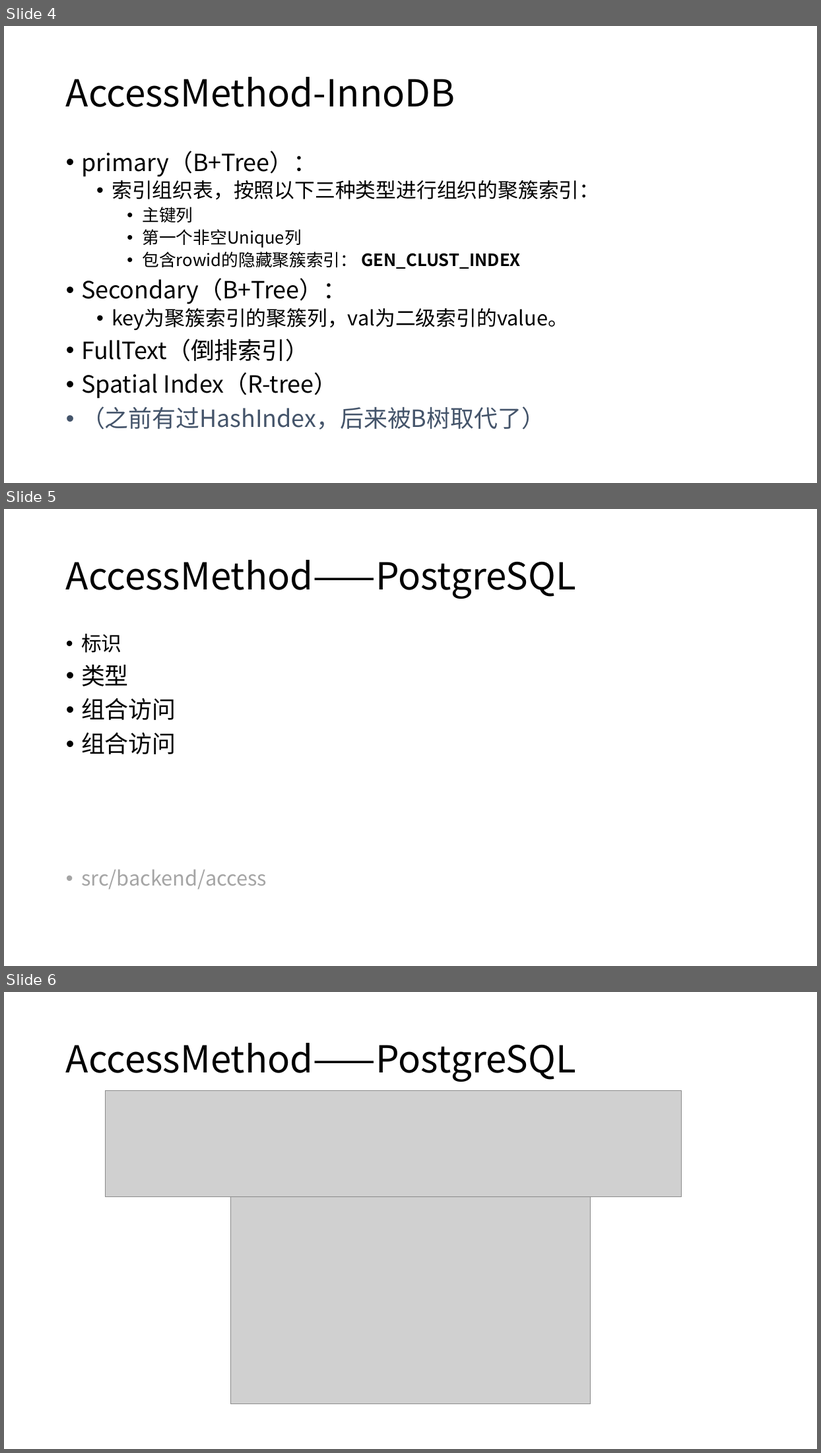
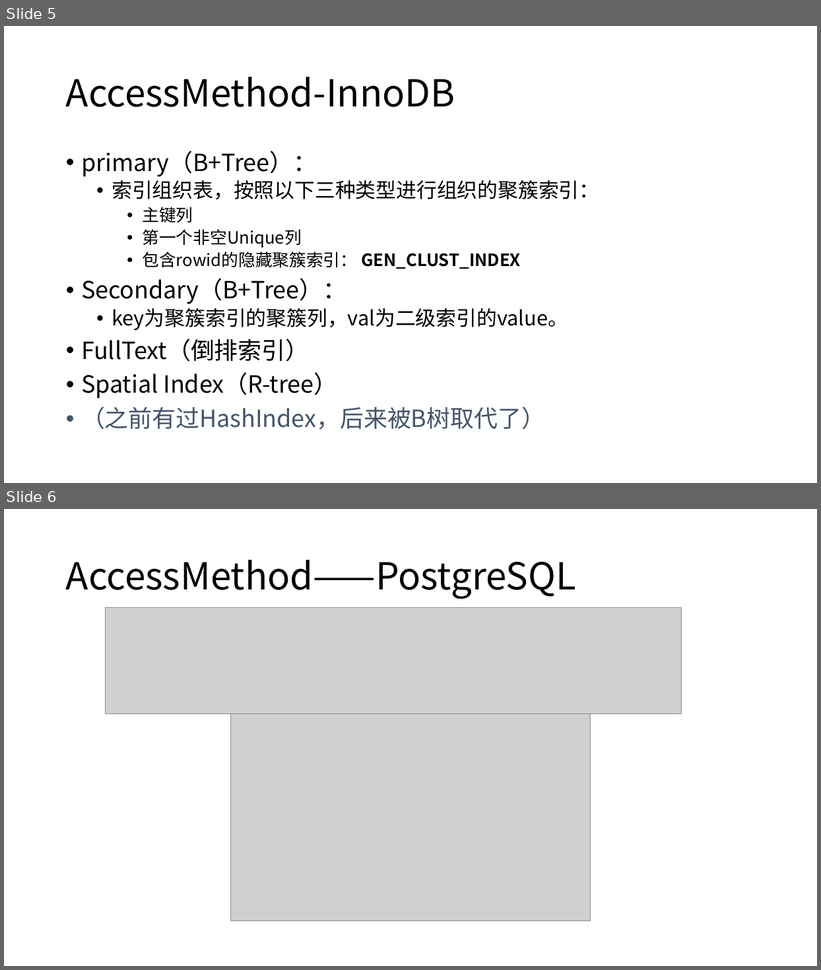
Before and after one commit to yummyliu/papers, a slide deck: 工作分享.pptx. Shown one above the other, each under a label of ours: slides 4, 5 and 6 before the commit, slides 5 and 6 after it. The pictures are 821x1453 and 821x970 pixels, drawn with LibreOffice and Linux fonts; fonts in the diff are those of the drawing; grey boxes stand for pictures. Boxes give left, top, right and bottom in pixels: in the first picture for what was removed or moved away, otherwise in the second. Text is boxed around its words. In the diff, an @@ line names an element or a change of style, - is before the commit and + after.

```diff
--- a/工作分享.pptx
+++ b/工作分享.pptx
@@ slide 5 removed at (4,509,817,966), background #FFFFFF @@
@@ title removed at (66,560,576,599) @@
-AccessMethod——PostgreSQL
@@ text removed at (81,634,267,890) @@
-  • 标识
-• 类型
-• 组合访问
-• 组合访问
-  • src/backend/access
@@ what was slide 4 is now slide 5 @@
```
Also in this commit, not shown: 2 slides changed, 1 slide added.
